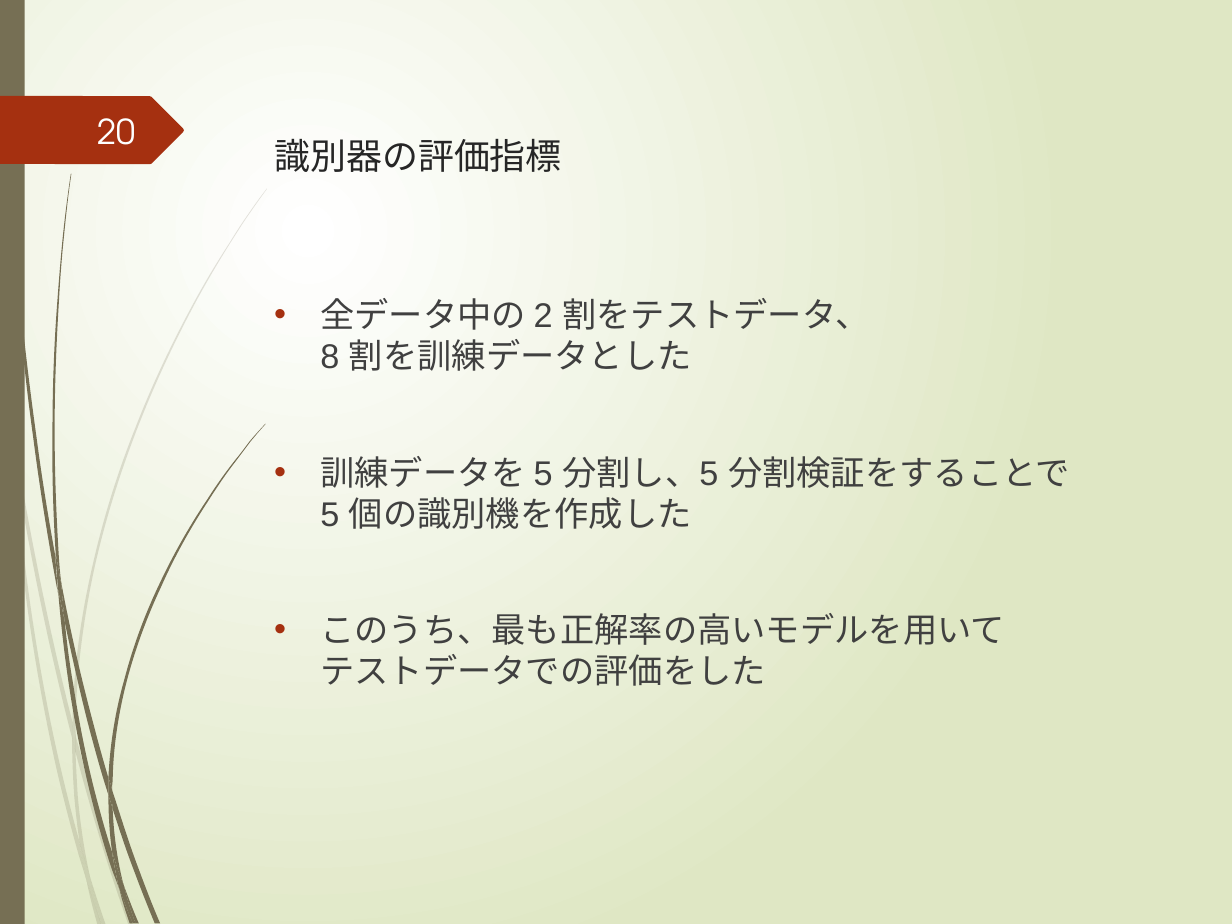
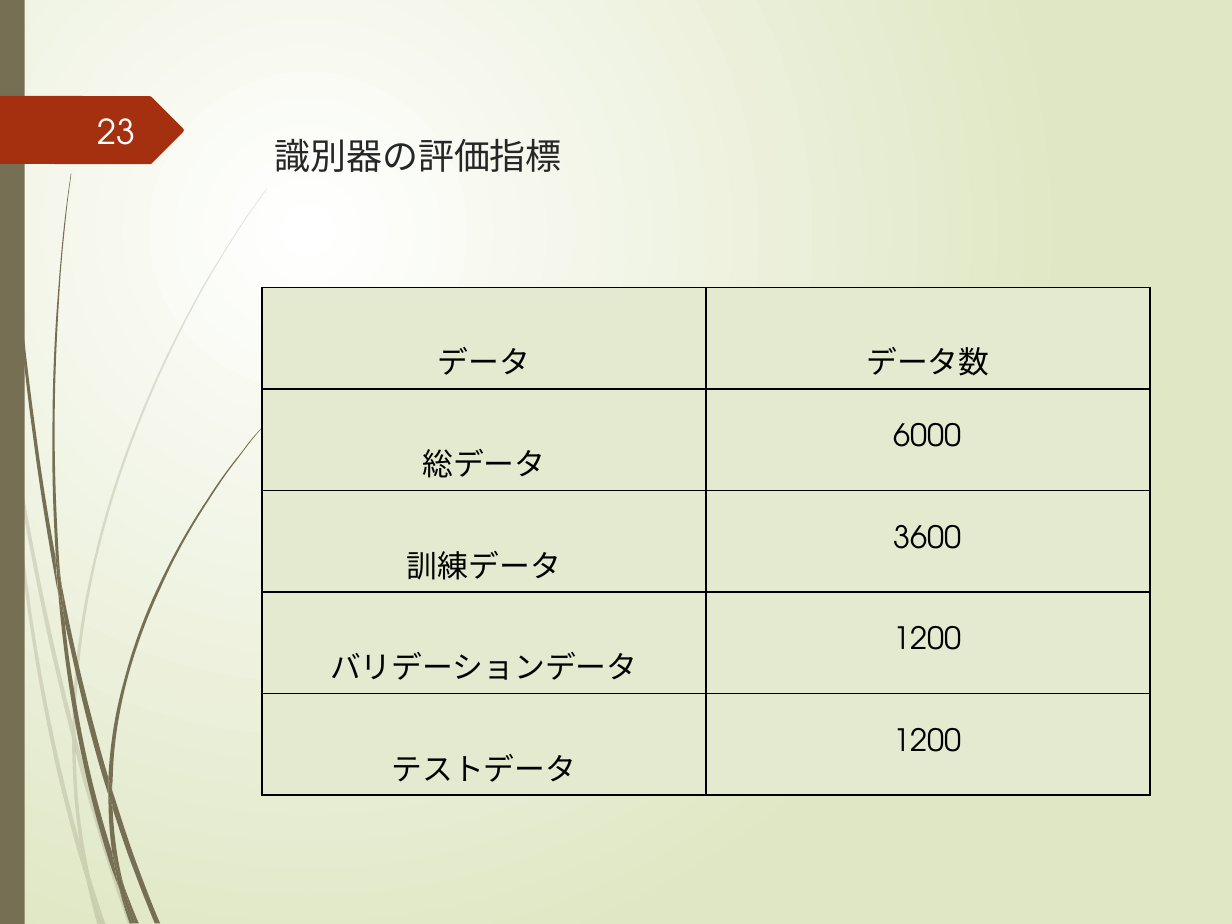
Before and after one commit to yuuki-kusumoto/kusumoto, a slide deck: slide 23 of 2021_prsn_2nd/後期研究発表会.pptx (slide 20 before the commit). Drawn at 1232x924 pixels with LibreOffice and Linux fonts; fonts in the diff are those of the drawing. Boxes give left, top, right and bottom in pixels: in the first picture for what was removed or moved away, otherwise in the second. Text is boxed around its words. In the diff, an @@ line names an element or a change of style, - is before the commit and + after.

```diff
--- a/2021_prsn_2nd/後期研究発表会.pptx
+++ b/2021_prsn_2nd/後期研究発表会.pptx
@@ page number at (97,118,135,145): text changed @@
-20
+23
@@ table added at (261,287,1148,786), 5 rows, 2 columns @@
+データ | データ数
+総データ | 6000
+訓練データ | 3600
+バリデーションデータ | 1200
+テストデータ | 1200
@@ text removed at (320,298,1070,686) @@
-• 全データ中の 2 割をテストデータ、
-  8 割を訓練データとした
-• 訓練データを 5 分割し、5 分割検証をすることで
-  5 個の識別機を作成した
-• このうち、最も正解率の高いモデルを用いて
-  テストデータでの評価をした
```
Also in this commit, not shown: 22 other slides changed, 13 slides added, 1 slide removed.
